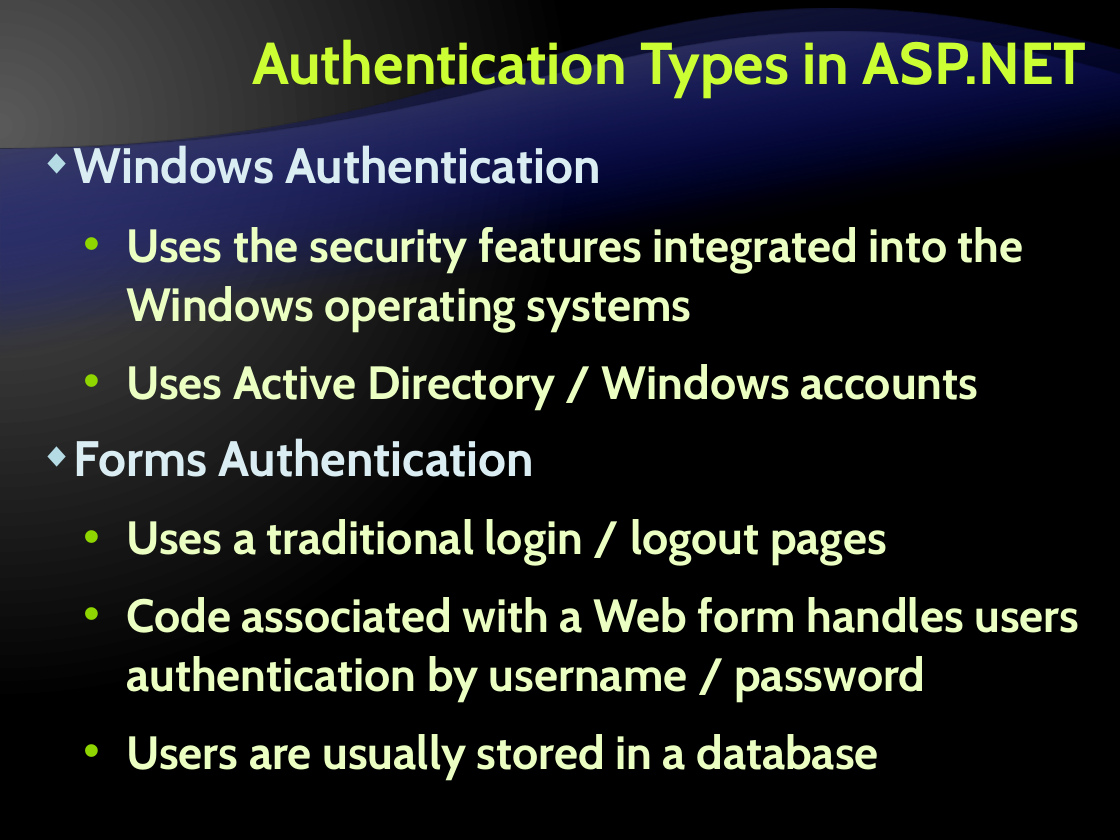
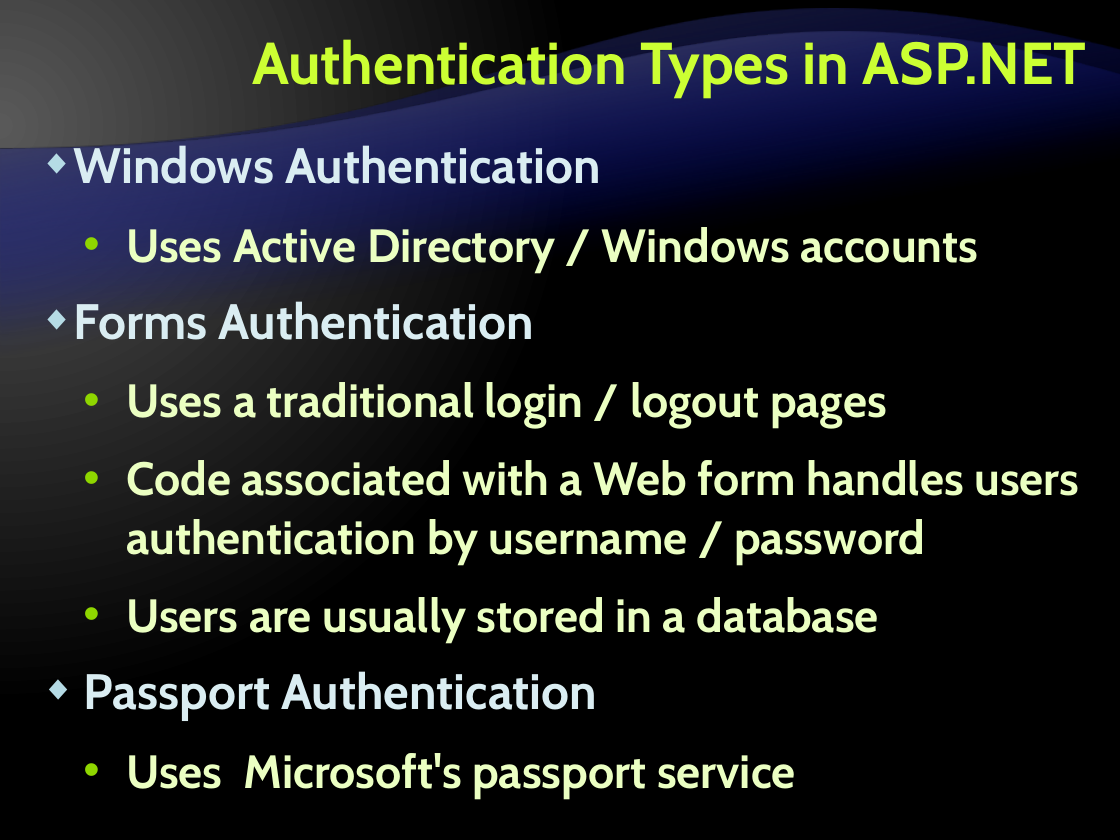
Before and after one commit to Graveheart/aspnetcourse, a slide deck: slide 5 of 2010/lectures/12. ASP.NET-Authentication-and-Authorization.pptx. Drawn at 1120x840 pixels with LibreOffice and Linux fonts; fonts in the diff are those of the drawing; background and template pictures are left out. Boxes give left, top, right and bottom in pixels: in the first picture for what was removed or moved away, otherwise in the second. Text is boxed around its words. In the diff, an @@ line names an element or a change of style, - is before the commit and + after.

```diff
--- a/2010/lectures/12. ASP.NET-Authentication-and-Authorization.pptx
+++ b/2010/lectures/12. ASP.NET-Authentication-and-Authorization.pptx
@@ text at (126, 227, 1024, 332): paragraph removed @@
-  • Uses the security features integrated into the Windows operating systems
@@ text at (84, 671, 796, 799): paragraphs added @@
+◆ Passport Authentication
+  • Uses Microsoft's passport service
```
Also in this commit, not shown: 4 other slides changed.
